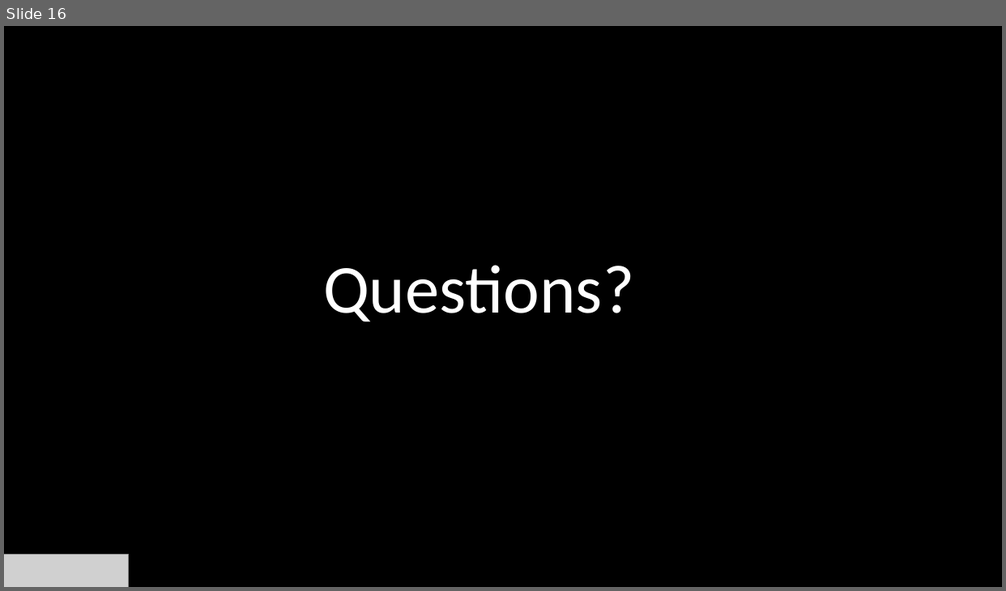
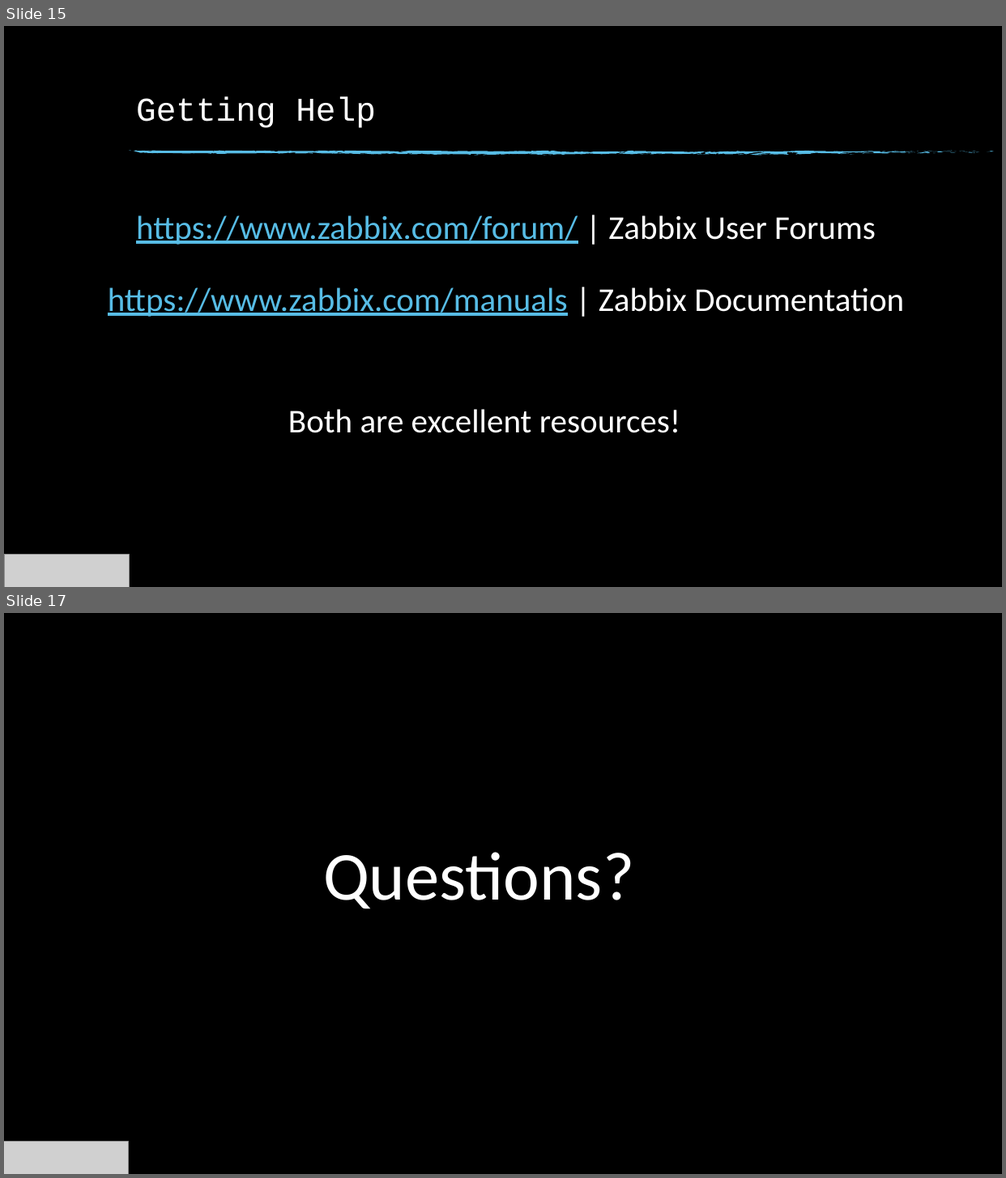
Before and after one commit to billkindle/FWVMUG_June_2020_Enterprise_Monitoring_With_Zabbix, a slide deck: FWVMUG_June_2020_Monitoring_ESXi_Zabbix.pptx. Shown one above the other, each under a label of ours: slide 16 before the commit, slides 15 and 17 after it; the slides between them are not shown. The pictures are 1006x591 and 1006x1178 pixels, drawn with LibreOffice and Linux fonts; fonts in the diff are those of the drawing; grey boxes stand for pictures; background and template pictures are left out. Boxes give left, top, right and bottom in pixels: in the first picture for what was removed or moved away, otherwise in the second. Text is boxed around its words. In the diff, an @@ line names an element or a change of style, - is before the commit and + after.

```diff
--- a/FWVMUG_June_2020_Monitoring_ESXi_Zabbix.pptx
+++ b/FWVMUG_June_2020_Monitoring_ESXi_Zabbix.pptx
@@ slide 15 added at bbox=[4, 26, 1002, 587], background picture (left out) @@
@@ title added at bbox=[136, 96, 376, 128], 32 pt, text #FFFFFF @@
+Getting Help
@@ group added at bbox=[128, 150, 994, 156]: 74 freeform shapes @@
@@ text added at bbox=[108, 216, 904, 317], 32 pt, text #57BCE5, underline @@
+https://www.zabbix.com/forum/ | Zabbix User Forums
+https://www.zabbix.com/manuals | Zabbix Documentation
@@ text added at bbox=[288, 409, 680, 433], 32 pt, text #FFFFFF @@
+Both are excellent resources!
@@ picture added at bbox=[5, 555, 130, 587] @@
@@ what was slide 16 is now slide 17 @@
```
Also in this commit, not shown: 6 slides changed, 3 other slides added, 3 slides removed.
